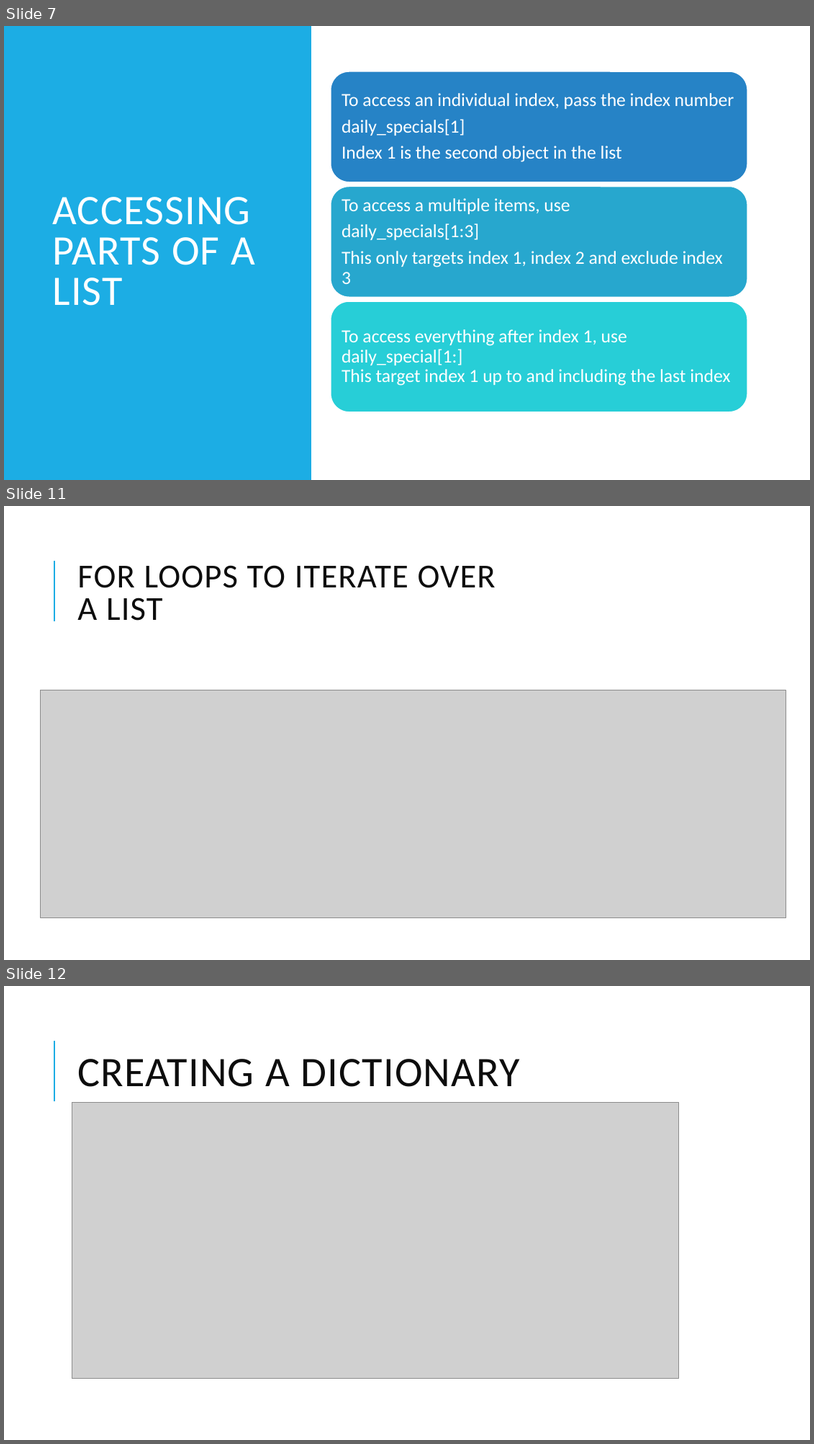
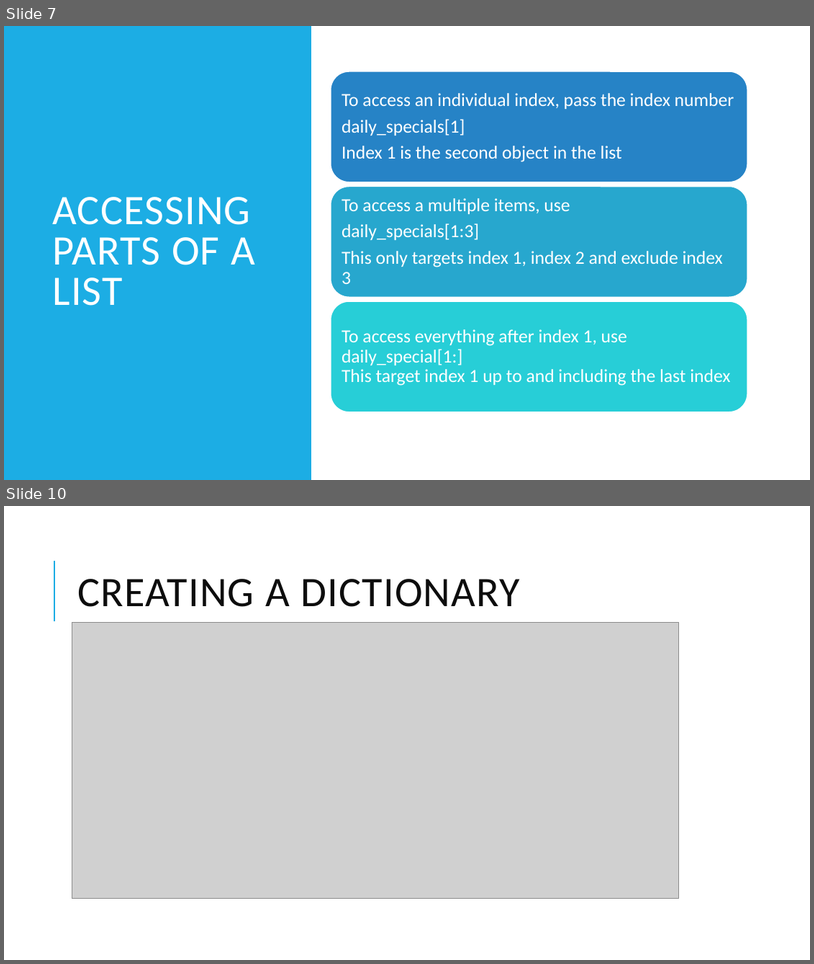
Before and after one commit to eicandanedo/python101, a slide deck: 3. Data Structures/Lessons/Advance Data Structures.pptx. Shown one above the other, each under a label of ours: slides 7, 11 and 12 before the commit, slides 7 and 10 after it; the slides between them are not shown. The pictures are 814x1444 and 814x964 pixels, drawn with LibreOffice and Linux fonts; fonts in the diff are those of the drawing; grey boxes stand for pictures. Boxes give left, top, right and bottom in pixels: in the first picture for what was removed or moved away, otherwise in the second. Text is boxed around its words. In the diff, an @@ line names an element or a change of style, - is before the commit and + after.

```diff
--- a/3. Data Structures/Lessons/Advance Data Structures.pptx
+++ b/3. Data Structures/Lessons/Advance Data Structures.pptx
@@ slide 11 removed at (4, 506, 810, 960), background #FFFFFF; not listed: 1 template element that a slide beside it also shows @@
@@ title removed at (77, 565, 496, 620) @@
-FOR LOOPS TO ITERATE OVER A LIST
@@ picture removed at (40, 690, 786, 917) @@
@@ what was slide 12 is now slide 10 @@
```
Also in this commit, not shown: 1 slide added, 1 other slide removed.
